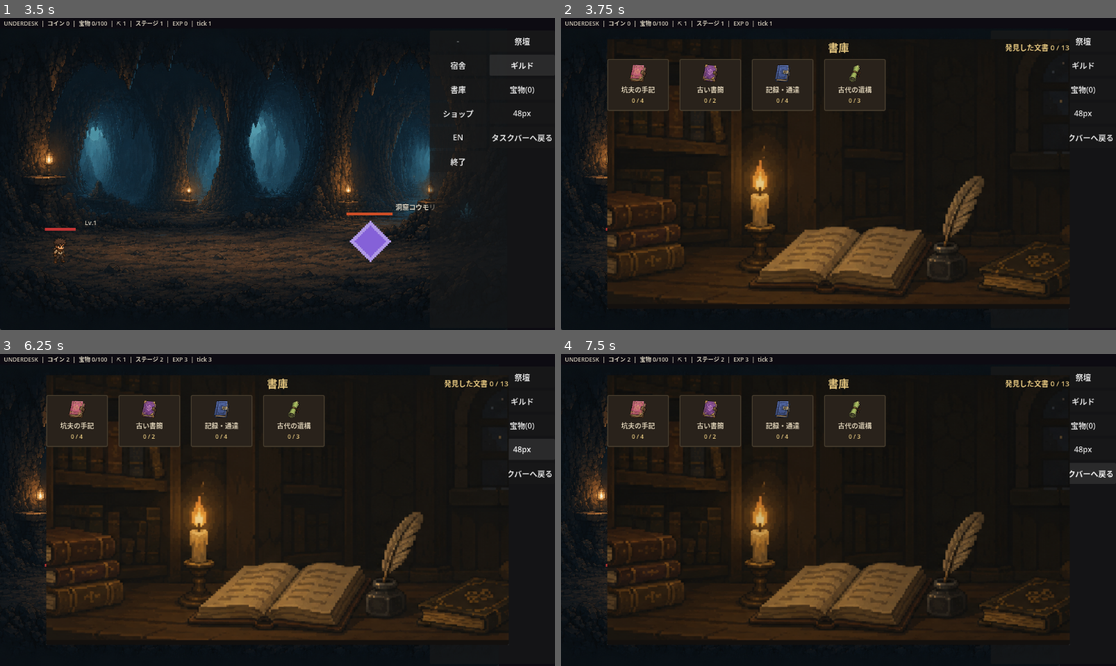
Above: before the commit, frames 1-4 (two rows, left to right).
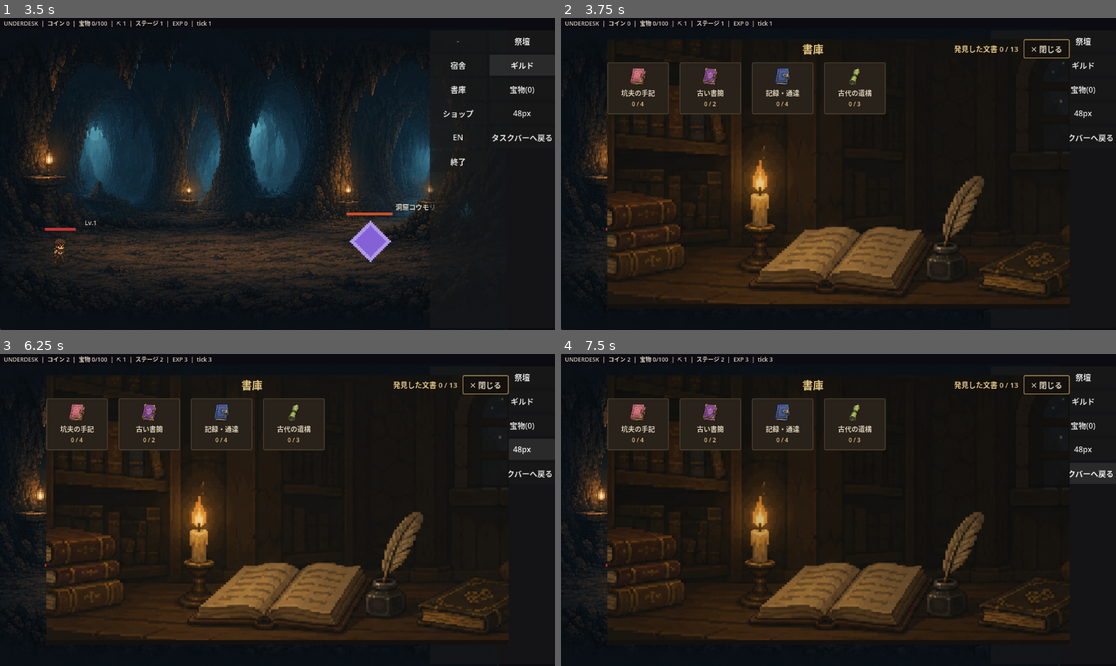
Above: after the commit, the same moments.

Repository: jinsei0604/UnderDesk
Game: Godot game, scene res://src/ui/main.tscn
The game is run twice, just before and just after one commit, with the same random seed, the same clock (stepped at 60 frames per second) and the same inputs.
Inputs (mouse positions are in pixels of both pictures, inside the frame that each line leads up to):
- Up to frame 1 (3.5 s): tap Enter at 0.5 s; drag from (111, 33) to (133, 27) at 0.52 s; click "祭壇" at 1.25 s; click "宿舎" at 2 s; click "ギルド" at 2.75 s
- Up to frame 2 (3.75 s): click "書庫" at 3.5 s
- Up to frame 3 (6.25 s): click "宝物(0)" at 4.25 s; click "ショップ" at 5 s; click "48px" at 5.75 s
- Up to frame 4 (7.5 s): click "EN" at 6.5 s; click "タスクバーへ戻る" at 7.25 s

Frame 1 is identical in both runs. In frame 2, 2.0% of the frame differs, in the area x 8-92%, y 6-31%; in frame 3, 2.0%; in frame 4, 2.1%.

Commit message:
Fix invisible close button on archive/treasure/altar/guild/dorm dialogs
enable_art_chrome() created the header close button via
add_header_close_button(), which starts hidden by design (the shop
toggles it per-page around its own baked plaque) — but nothing ever
turned it back on for the other five dialogs, so their close button
has been invisible since this helper was introduced.

Diff:
--- a/src/ui/card_dialog.gd
+++ b/src/ui/card_dialog.gd
@@ -412,6 +412,13 @@
 	_header.add_child(title_lbl)
 	_header.move_child(title_lbl, 2)  # back, spacer, title, [progress(EXPAND)], close
 	add_header_close_button(close_label)
+	# Unlike the shop (which toggles this per-page around its own baked
+	# "閉じる" plaque), every art_chrome dialog's illustration has no close
+	# control of its own, so the header button must stay on the whole time —
+	# add_header_close_button() only creates it hidden, nothing else here
+	# was ever turning it on (2026-07-15: the close button was invisible on
+	# all 5 art_chrome dialogs since day one of this helper).
+	set_header_close_visible(true)
 
 
 ## Just the close button, in the header (stays last: the header's right
